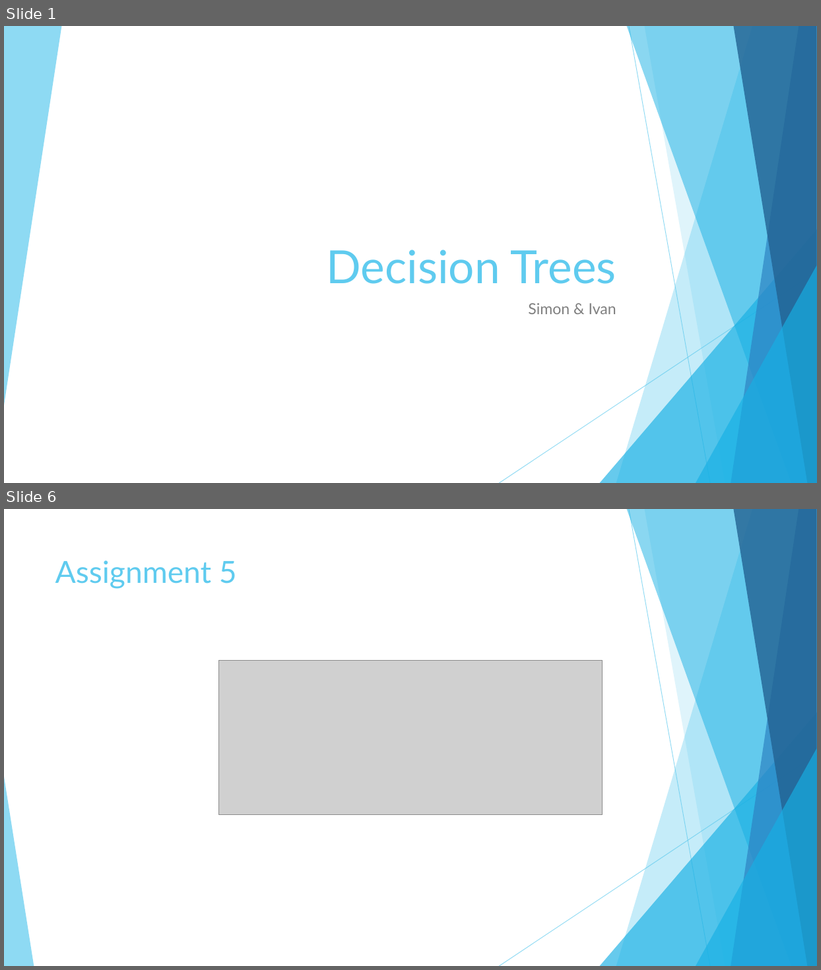
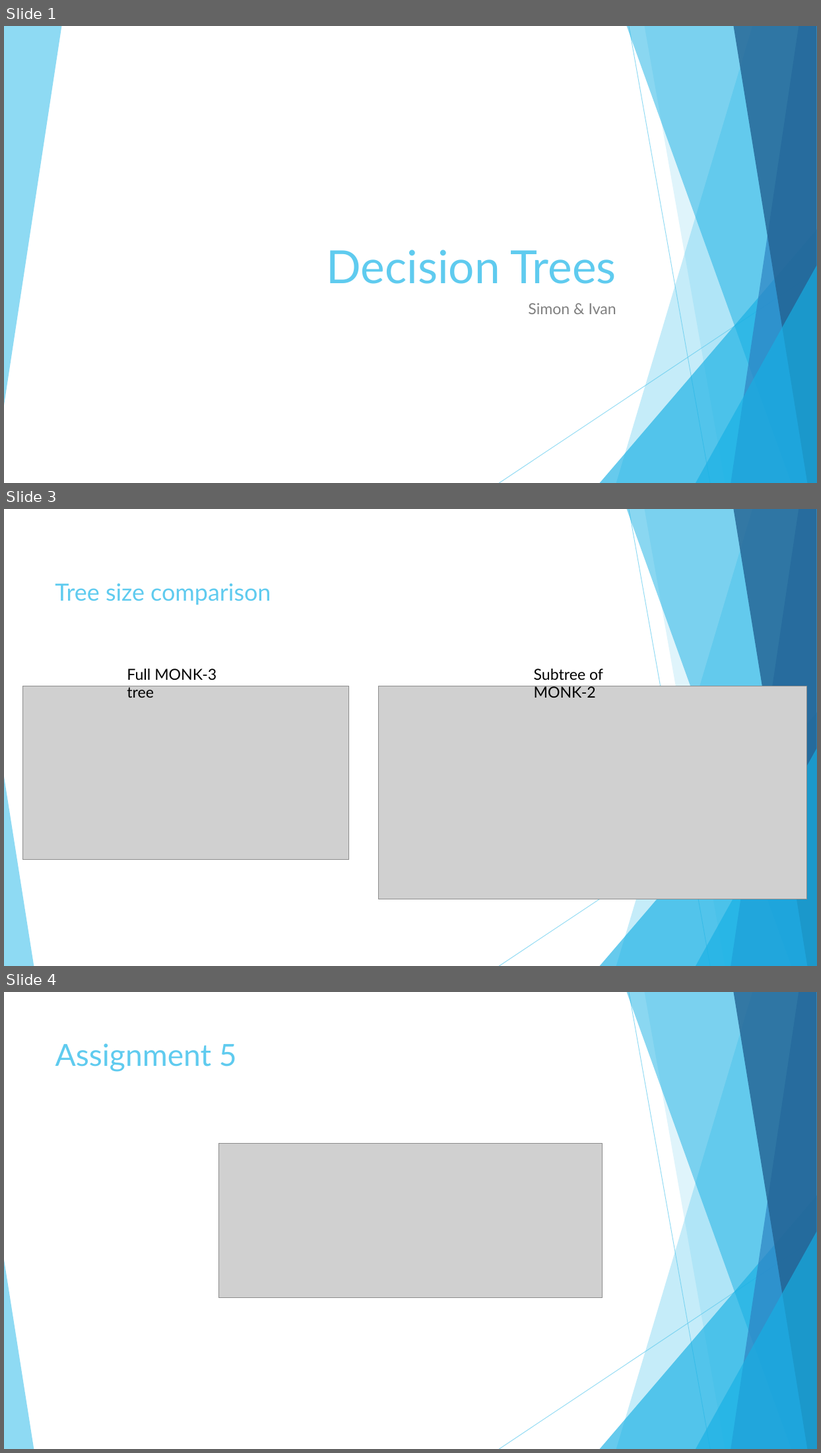
Before and after one commit to Ivan-Klabucar/Machine-Learning, a slide deck: Presentation3.pptx. Shown one above the other, each under a label of ours: slides 1 and 6 before the commit, slides 1, 3 and 4 after it; the slides between them are not shown. The pictures are 821x970 and 821x1453 pixels, drawn with LibreOffice and Linux fonts; fonts in the diff are those of the drawing; grey boxes stand for pictures. Boxes give left, top, right and bottom in pixels: in the first picture for what was removed or moved away, otherwise in the second. Text is boxed around its words. In the diff, an @@ line names an element or a change of style, - is before the commit and + after.

```diff
--- a/Presentation3.pptx
+++ b/Presentation3.pptx
@@ slide 3 added at <box>4,509,817,966</box>, background #FFFFFF; not listed: 10 template elements that a slide beside it also shows @@
@@ title added at <box>55,584,271,605</box>, 28 pt, text #5FCBEF @@
+Tree size comparison
@@ picture added at <box>23,687,349,860</box> @@
@@ text added at <box>127,669,217,698</box>, 18 pt, text #000000 @@
+Full MONK-3 tree
@@ picture added at <box>378,687,807,900</box> @@
@@ text added at <box>534,669,603,698</box>, 18 pt, text #000000 @@
+Subtree of MONK-2
@@ what was slide 6 is now slide 4 @@
```
Also in this commit, not shown: 4 slides changed, 3 other slides added, 2 slides removed.
